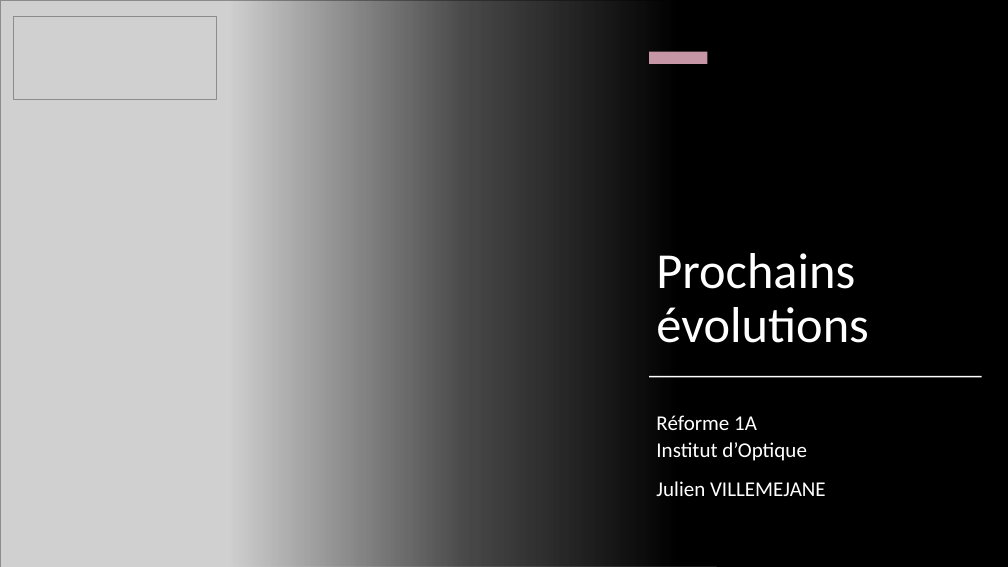
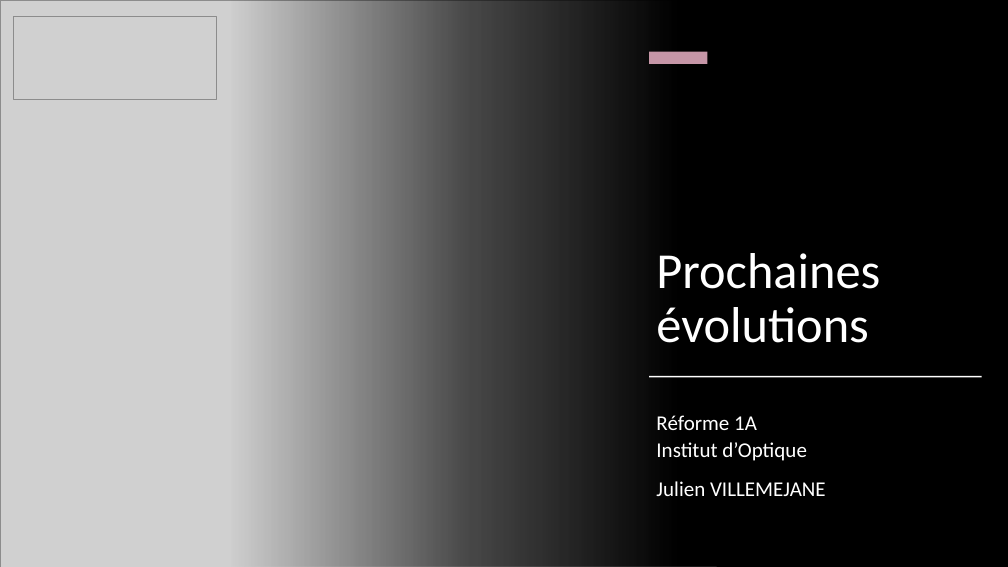
Before and after one commit to jvillemejane/jvillemejane, a slide deck: slide 18 of Presentations/2024_COPERF_Informatique.pptx (slide 12 before the commit). Drawn at 1008x567 pixels with LibreOffice and Linux fonts; fonts in the diff are those of the drawing; grey boxes stand for pictures. Boxes give left, top, right and bottom in pixels: in the first picture for what was removed or moved away, otherwise in the second. Text is boxed around its words. In the diff, an @@ line names an element or a change of style, - is before the commit and + after.

```diff
--- a/Presentations/2024_COPERF_Informatique.pptx
+++ b/Presentations/2024_COPERF_Informatique.pptx
@@ title at [656,253,880,343]: text changed @@
-Prochains évolutions
+Prochaines évolutions
```
Also in this commit, not shown: 4 other slides changed, 11 slides added, 5 slides removed, 2 other files.
